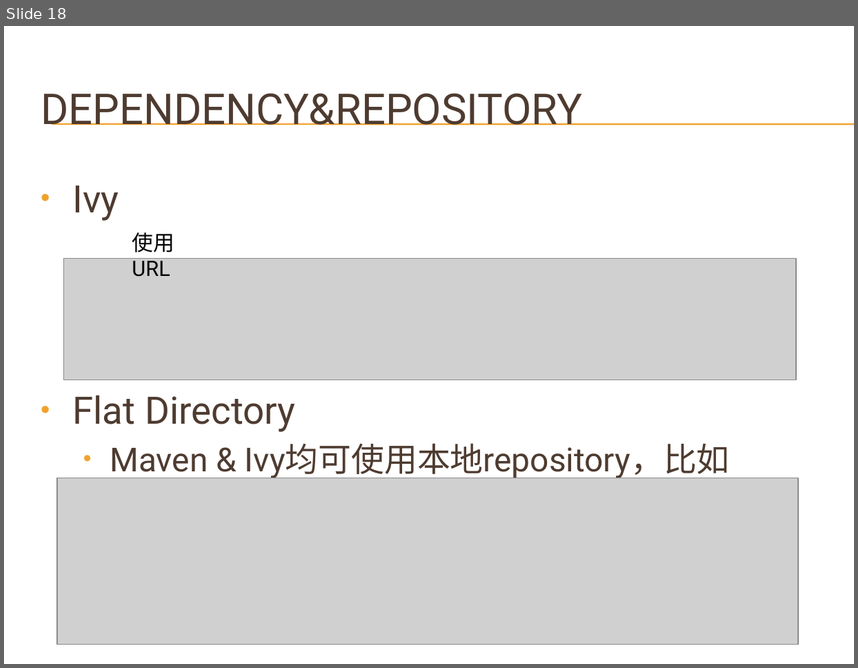
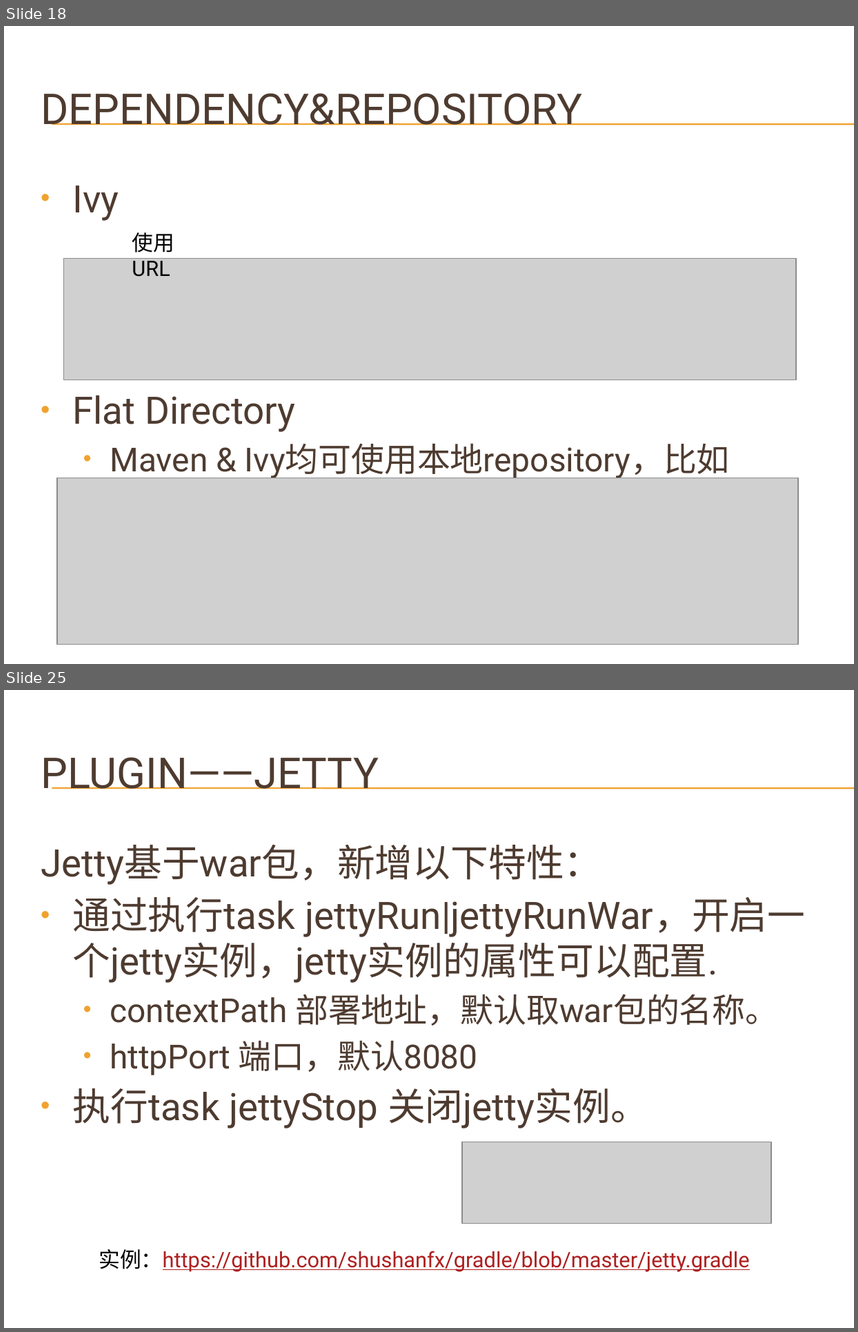
Before and after one commit to shushanfx/gradle, a slide deck: doc/gradle.pptx. Shown one above the other, each under a label of ours: slide 18 before the commit, slides 18 and 25 after it; the slides between them are not shown. The pictures are 858x668 and 858x1332 pixels, drawn with LibreOffice and Linux fonts; fonts in the diff are those of the drawing; grey boxes stand for pictures; background and template pictures are left out. Boxes give left, top, right and bottom in pixels: in the first picture for what was removed or moved away, otherwise in the second. Text is boxed around its words. In the diff, an @@ line names an element or a change of style, - is before the commit and + after.

Commit message:
Gradle，添加文档及测试。

```diff
--- a/doc/gradle.pptx
+++ b/doc/gradle.pptx
@@ slide 25 added at <box>4,690,854,1328</box>, background picture (left out); not listed: 2 template elements that a slide beside it also shows @@
@@ title added at <box>41,757,379,789</box>, 36 pt, text #4E3B30 @@
+PLUGIN——JETTY
@@ text added at <box>41,845,805,1128</box>, 32 pt, text #4E3B30 @@
+Jetty基于war包，新增以下特性：
+• 通过执行task jettyRun|jettyRunWar，开启一个jetty实例，jetty实例的属性可以配置.
+  • contextPath 部署地址，默认取war包的名称。
+  • httpPort 端口，默认8080
+• 执行task jettyStop 关闭jetty实例。
@@ picture added at <box>462,1141,771,1223</box> @@
@@ text added at <box>99,1249,749,1272</box>, 18 pt, text #AD1F1F, underline @@
+实例：https://github.com/shushanfx/gradle/blob/master/jetty.gradle
```
Also in this commit, not shown: 2 slides changed, 6 other slides added, 8 other files.
